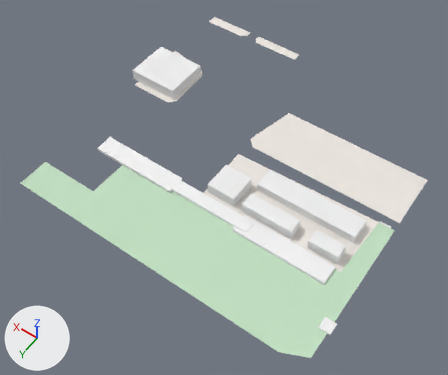
An edit to the glTF model white-model-six-districts/chunks/123_69_mid.glb, drawn before and after from the same camera.
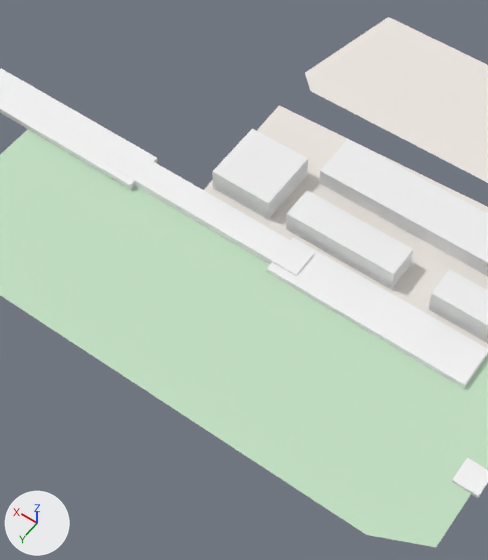
There are two pictures of each version: one whole from a 50 mm camera at (1408.0, 16797.0, 709.0) aimed at (1756.0, 16310.0, -56.0), one close up on the part from 24% to 75% of the width and 28% to 97% of the height. Arrows for +X, +Y and +Z are at lower left; the lights stay in place. The first two pictures are the older version. Vertices at exactly the same position are counted once.

Script lines for the objects in view, before the commit:
```python
me_mesh_0 = bpy.data.meshes.new('Mesh_0')
me_mesh_0.from_pydata(...)  # 123 vertices, 123 faces; spans x 1496.0..2011.0, y 16000.0..16500.0, z -31.0..-10.0
me_mesh_0.materials.append(mat_material_0)
ob_mesh_0 = bpy.data.objects.new('Mesh_0', me_mesh_0)
ob_mesh_0.location = (0.0, 0.0, 0.0)
```
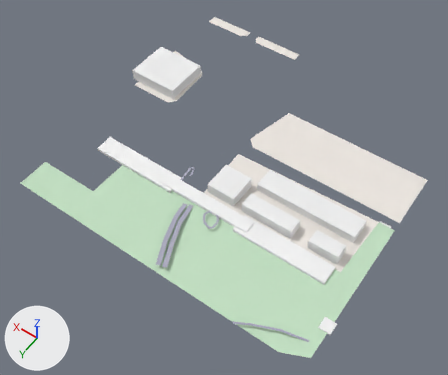
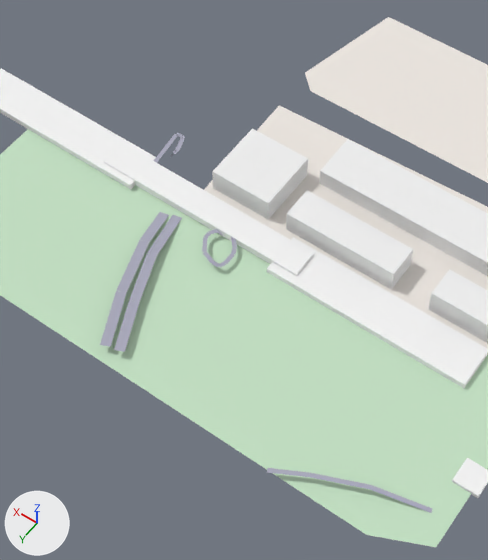
Pixel boxes (x1, y1, x2, y2) of what changed, in the close-ups (488 x 560 px):
part 1 of me_mesh_0, built on: before (104, 144, 314, 276); after (100, 133, 314, 352)
part 2 of me_mesh_0, added: after (267, 468, 432, 513)

The edits, one by one:
me_mesh_0 is used by ob_mesh_0; location (0.0, 0.0, 0.0).
Verts and faces of me_mesh_0; kept vertices keep their numbers, new ones are numbered from 123.
me_mesh_0 had 123 vertices, 123 faces and spanned x 1496.0..2011.0, y 16000.0..16500.0, z -31.0..-10.0.
me_mesh_0 now has 243 vertices, 183 faces and spans x 1496.0..2011.0, y 16000.0..16504.0, z -31.0..-10.0.
Part 1, on me_mesh_0:
8 vertices in x 1669.0..1831.0, y 16357.0..16378.0, z -30.0..-24.0 move by (0.0, 0.0, 1.0).
103 vertices are added at x 1711.0..1806.0, y 16326.0..16494.0, z -30.0..-23.0.
5 new vertices lie (7.0, 2.0, 0.0) away from vertices in x 1738.0..1762.0, y 16381.0..16455.0, z -30.0..-23.0.
54 new faces join them.
Part 2, on me_mesh_0:
New vertex 231 is at (1509.0, 16462.0, -31.0), pixel (441, 512).
New vertex 232 is at (1550.0, 16475.0, -24.0), pixel (371, 485).
New vertex 233 is at (1549.0, 16477.0, -24.0), pixel (370, 489).
New vertex 234 is at (1508.0, 16465.0, -31.0), pixel (440, 516).
New vertex 235 is at (1550.0, 16475.0, -24.0), pixel (371, 484).
New vertex 236 is at (1583.0, 16489.0, -24.0), pixel (310, 472).
New vertex 237 is at (1582.0, 16492.0, -24.0), pixel (309, 477).
New vertex 238 is at (1549.0, 16477.0, -24.0), pixel (370, 489).
New vertex 239 is at (1584.0, 16489.0, -24.0), pixel (309, 472).
New vertex 240 is at (1606.0, 16501.0, -24.0), pixel (267, 467).
New vertex 241 is at (1604.0, 16504.0, -24.0), pixel (266, 472).
New vertex 242 is at (1582.0, 16492.0, -24.0), pixel (309, 477).
New faces: (231, 232, 233), (231, 233, 234), (235, 236, 237), (235, 237, 238), (239, 240, 241), (239, 241, 242).
